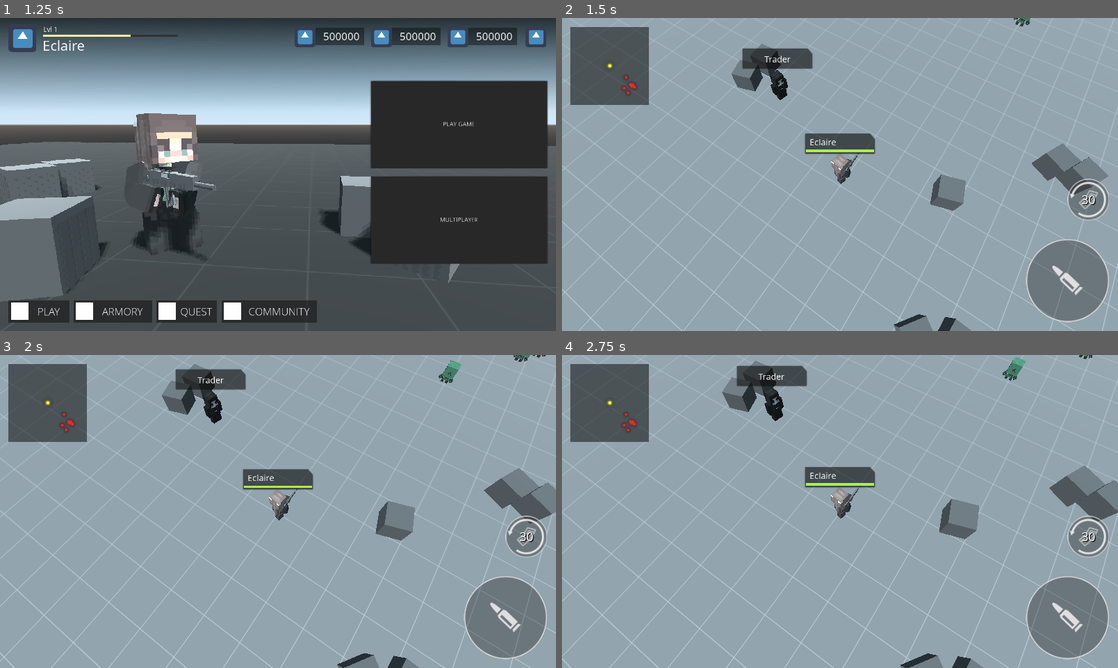
Above: before the commit, frames 1-4 (two rows, left to right).
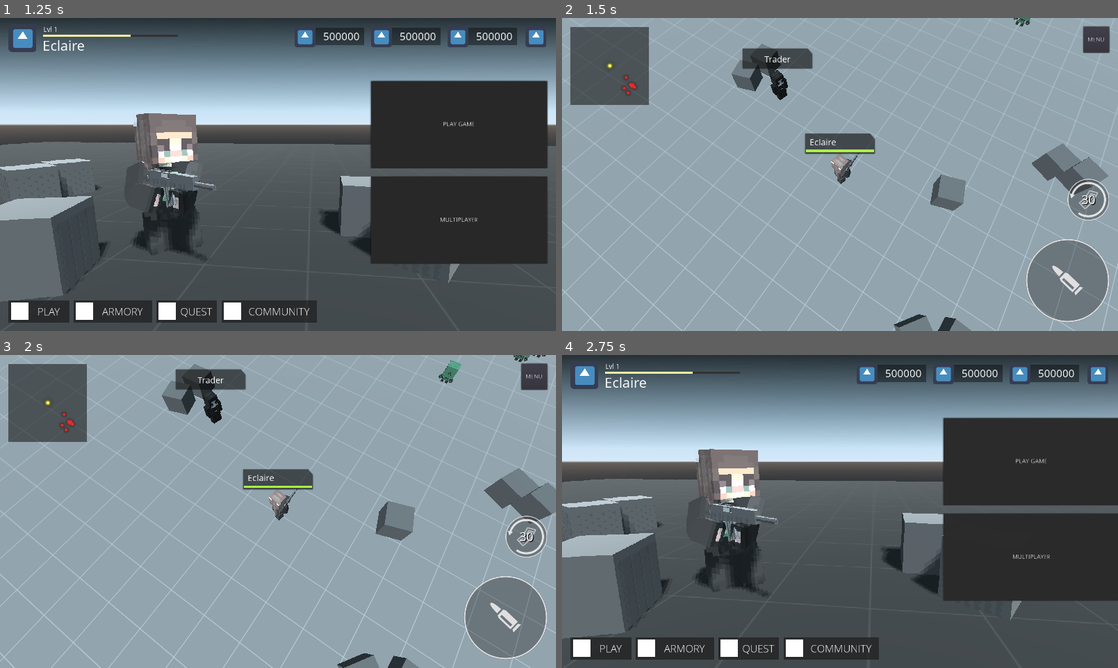
Above: after the commit, the same moments.

Repository: khairul169/PixelGunner
Game: Godot game, scene res://scenes/main_menu.tscn
Two runs of this game, one before a commit and one after it. Both use one fixed random seed, a clock stepped at 60 frames per second and the inputs below. The engine's default icon, where the game draws it, is replaced by a stand-in: a white triangle on a blue panel in a dark square.
Inputs (mouse positions are in pixels of both pictures, inside the frame that each line leads up to):
- Up to frame 1 (1.25 s): click "PLAY" at 0.5 s
- Up to frame 2 (1.5 s): click "PLAY GAME" at 1.25 s
- Up to frame 3 (2 s): no input
- Up to frame 4 (2.75 s): click (1095, 376) at 2 s, where only the run after the commit has a clickable "MENU"

Frame 1 is identical in both runs. In frame 2, 0.5% of the frame differs, in the area x 83-99%, y 2-98%; in frame 3, 0.5%; in frame 4, 93%, in the area x 0-100%, y 0-100%.
Error after the commit: Parse Error: Variable "i" already defined in the scope (at line 13). (res://scenes/main_menu/armory.gd:14)

Commit message:
rework interface

Diff:
--- a/scenes/main_menu.tscn
+++ b/scenes/main_menu.tscn
@@ -268,7 +268,6 @@
 valign = 1
 
 [node name="armory" parent="content/container" instance=ExtResource( 7 )]
-visible = false
 anchor_left = 1.0
 anchor_right = 1.0
 anchor_bottom = 1.0
--- a/scenes/main_menu/armory.gd
+++ b/scenes/main_menu/armory.gd
@@ -10,12 +10,13 @@
 		i.queue_free();
 
 	var item_scene = load("res://scenes/main_menu/armory_item.tscn");
-	for i in weapon_list:
-		var item = item_scene.instance();
-		$panel/container/items.add_child(item);
+	for i in range(10):
+		for i in weapon_list:
+			var item = item_scene.instance();
+			$panel/container/items.add_child(item);
 
-		item.connect("pressed", self, "_test", [i]);
-		item.get_node('title').text = PlayerWeapon.get_weapon(i).name;
+			item.connect("pressed", self, "_test", [i]);
+			item.get_node('title').text = PlayerWeapon.get_weapon(i).name;
 
 func _test(item) -> void:
 	state_mgr.player.weapon = item;
--- a/scenes/main_menu/armory.tscn
+++ b/scenes/main_menu/armory.tscn
@@ -10,9 +10,14 @@
 use_filter = true
 font_data = ExtResource( 2 )
 
+[sub_resource type="DynamicFont" id=2]
+size = 18
+use_filter = true
+font_data = ExtResource( 2 )
+
 [node name="armory" type="Control"]
 margin_right = 800.0
-margin_bottom = 720.0
+margin_bottom = 540.0
 script = ExtResource( 1 )
 
 [node name="bg" type="ColorRect" parent="."]
@@ -22,7 +27,6 @@
 color = Color( 0.0588235, 0.0588235, 0.0588235, 0.784314 )
 
 [node name="tabs" type="HBoxContainer" parent="."]
-editor/display_folded = true
 anchor_right = 1.0
 margin_left = 20.0
 margin_bottom = 50.0
@@ -32,7 +36,7 @@
 editor/display_folded = true
 margin_right = 160.0
 margin_bottom = 50.0
-rect_min_size = Vector2( 160, 50 )
+rect_min_size = Vector2( 160, 0 )
 flat = true
 
 [node name="bg" type="ColorRect" parent="tabs/weapon"]
@@ -54,7 +58,7 @@
 margin_left = 165.0
 margin_right = 325.0
 margin_bottom = 50.0
-rect_min_size = Vector2( 160, 50 )
+rect_min_size = Vector2( 160, 0 )
 flat = true
 
 [node name="bg" type="ColorRect" parent="tabs/props"]
@@ -76,7 +80,7 @@
 margin_left = 330.0
 margin_right = 490.0
 margin_bottom = 50.0
-rect_min_size = Vector2( 160, 50 )
+rect_min_size = Vector2( 160, 0 )
 flat = true
 
 [node name="bg" type="ColorRect" parent="tabs/material"]
@@ -93,11 +97,58 @@
 align = 1
 valign = 1
 
+[node name="options" type="Control" parent="."]
+anchor_right = 1.0
+margin_left = 20.0
+margin_top = 70.0
+margin_right = -20.0
+margin_bottom = 140.0
+
+[node name="label" type="Label" parent="options"]
+margin_right = 74.0
+margin_bottom = 26.0
+custom_fonts/font = SubResource( 2 )
+text = "CATEGORY"
+
+[node name="label2" type="Label" parent="options"]
+margin_left = 390.0
+margin_right = 465.0
+margin_bottom = 26.0
+custom_fonts/font = SubResource( 2 )
+text = "ORDERING"
+
+[node name="category" type="Button" parent="options"]
+anchor_bottom = 1.0
+margin_top = 30.0
+margin_right = 175.0
+text = "ALL WEAPON"
+
+[node name="rarity" type="Button" parent="options"]
+anchor_bottom = 1.0
+margin_left = 195.0
+margin_top = 30.0
+margin_right = 370.0
+text = "ALL RARITY"
+
+[node name="ordering" type="Button" parent="options"]
+anchor_bottom = 1.0
+margin_left = 390.0
+margin_top = 30.0
+margin_right = 565.0
+text = "BY NAME"
+
+[node name="ordertype" type="Button" parent="options"]
+anchor_bottom = 1.0
+margin_left = 585.0
+margin_top = 30.0
+margin_right = 760.0
+text = "ASCENDING"
+
 [node name="panel" type="Control" parent="."]
 anchor_right = 1.0
 anchor_bottom = 1.0
 margin_left = 20.0
-margin_top = 70.0
+margin_top = 160.0
 margin_right = -20.0
 margin_bottom = -20.0
 
@@ -108,10 +159,10 @@
 script = ExtResource( 3 )
 
 [node name="items" type="GridContainer" parent="panel/container"]
-margin_right = 240.0
-margin_bottom = 150.0
+margin_right = 175.0
+margin_bottom = 175.0
 custom_constants/vseparation = 20
 custom_constants/hseparation = 20
-columns = 3
+columns = 4
 
 [node name="item1" parent="panel/container/items" instance=ExtResource( 4 )]
--- a/scenes/main_menu/armory_item.tscn
+++ b/scenes/main_menu/armory_item.tscn
@@ -1,9 +1,16 @@
-[gd_scene format=2]
+[gd_scene load_steps=3 format=2]
+
+[ext_resource path="res://fonts/OpenSans-Regular.ttf" type="DynamicFontData" id=1]
+
+[sub_resource type="DynamicFont" id=1]
+size = 20
+use_filter = true
+font_data = ExtResource( 1 )
 
 [node name="item1" type="Button"]
-margin_right = 240.0
-margin_bottom = 150.0
-rect_min_size = Vector2( 240, 150 )
+margin_right = 175.0
+margin_bottom = 170.0
+rect_min_size = Vector2( 175, 170 )
 mouse_filter = 1
 flat = true
 
@@ -11,15 +18,15 @@
 anchor_right = 1.0
 anchor_bottom = 1.0
 mouse_filter = 2
-color = Color( 0.2, 0.2, 0.2, 1 )
+color = Color( 0.0588235, 0.0588235, 0.0588235, 0.388235 )
 
 [node name="item" type="ColorRect" parent="."]
 anchor_right = 1.0
 anchor_bottom = 1.0
-margin_left = 10.0
-margin_top = 10.0
-margin_right = -10.0
-margin_bottom = -40.0
+margin_left = 2.0
+margin_top = 2.0
+margin_right = -2.0
+margin_bottom = -28.0
 mouse_filter = 2
 color = Color( 0.2, 0.317647, 0.454902, 1 )
 
@@ -28,8 +35,9 @@
 anchor_right = 1.0
 anchor_bottom = 1.0
 margin_left = 10.0
-margin_top = -40.0
+margin_top = -28.0
 margin_right = -10.0
+custom_fonts/font = SubResource( 1 )
 text = "M4A1"
 align = 1
 valign = 1
--- a/scenes/ui.gd
+++ b/scenes/ui.gd
@@ -6,7 +6,10 @@
 onready var button_reload = $action_button/reload;
 
 func _ready() -> void:
-	pass
+	$menu_btn.connect("pressed", self, "_open_menu");
+
+func _open_menu() -> void:
+	state_mgr.goto_mainmenu();
 
 func set_reloadbutton_clip(clip: int) -> void:
 	if (!button_reload):
--- a/scenes/ui.tscn
+++ b/scenes/ui.tscn
@@ -24,6 +24,15 @@
 "_edit_lock_": true
 }
 
+[node name="menu_btn" type="Button" parent="."]
+anchor_left = 1.0
+anchor_right = 1.0
+margin_left = -80.0
+margin_top = 20.0
+margin_right = -20.0
+margin_bottom = 80.0
+text = "MENU"
+
 [node name="controller" type="Control" parent="."]
 anchor_top = 1.0
 anchor_bottom = 1.0
@@ -32,7 +41,10 @@
 mouse_filter = 2
 script = ExtResource( 2 )
 base_button = ExtResource( 3 )
+base_size = 192.0
 button = ExtResource( 4 )
+button_size = 48.0
+max_distance = 96.0
 
 [node name="action_button" type="Control" parent="."]
 anchor_right = 1.0
--- a/shaders/postfx_blur.tres
+++ /dev/null
@@ -1,25 +0,0 @@
-[gd_resource type="Shader" format=2]
-
-[resource]
-code = "shader_type canvas_item;
-
-uniform vec2 resolution;
-uniform vec2 direction;
-uniform float radius = 1.0;
-
-vec4 blur9(sampler2D image, vec2 uv, vec2 dir) {
-  vec4 color = vec4(0.0);
-  vec2 off1 = vec2(1.3846153846) * dir;
-  vec2 off2 = vec2(3.2307692308) * dir;
-  color += texture(image, uv) * 0.2270270270;
-  color += texture(image, uv + (off1 / resolution)) * 0.3162162162;
-  color += texture(image, uv - (off1 / resolution)) * 0.3162162162;
-  color += texture(image, uv + (off2 / resolution)) * 0.0702702703;
-  color += texture(image, uv - (off2 / resolution)) * 0.0702702703;
-  return color;
-}
-
-void fragment() {
-	COLOR = blur9(SCREEN_TEXTURE, SCREEN_UV, direction * radius);
-}
-"
--- a/sprites/user_interface.svg
+++ b/sprites/user_interface.svg
@@ -25,9 +25,9 @@
      borderopacity="1.0"
      inkscape:pageopacity="0.0"
      inkscape:pageshadow="2"
-     inkscape:zoom="1.5740213"
-     inkscape:cx="1322.0482"
-     inkscape:cy="1816.1587"
+     inkscape:zoom="0.78701065"
+     inkscape:cx="649.15015"
+     inkscape:cy="1696.6866"
      inkscape:document-units="mm"
      inkscape:current-layer="layer1"
      showgrid="false"
@@ -94,8 +94,8 @@
     <g
        id="g954"
        inkscape:export-filename="D:\Projects\GodotProjects\PixelGunner\sprites\controller\shoot_button.png"
-       inkscape:export-xdpi="68.430717"
-       inkscape:export-ydpi="68.430717"
+       inkscape:export-xdpi="136.83"
+       inkscape:export-ydpi="136.83"
        transform="matrix(0.97962088,0,0,0.97941499,3.3108666,-3.2130849)"
        style="stroke-width:1.02091038">
       <g
@@ -146,8 +146,8 @@
     <g
        id="g1151"
        inkscape:export-filename="D:\Projects\GodotProjects\PixelGunner\sprites\controller\reload_button.png"
-       inkscape:export-xdpi="52.102615"
-       inkscape:export-ydpi="52.102615">
+       inkscape:export-xdpi="104.21"
+       inkscape:export-ydpi="104.21">
       <g
          id="g1138">
         <g
Not shown: 1 places in scenes/main_menu/armory.tscn that only renumber resources
Binary file changed: sprites/controller/reload_button.png
Binary file changed: sprites/controller/shoot_button.png
